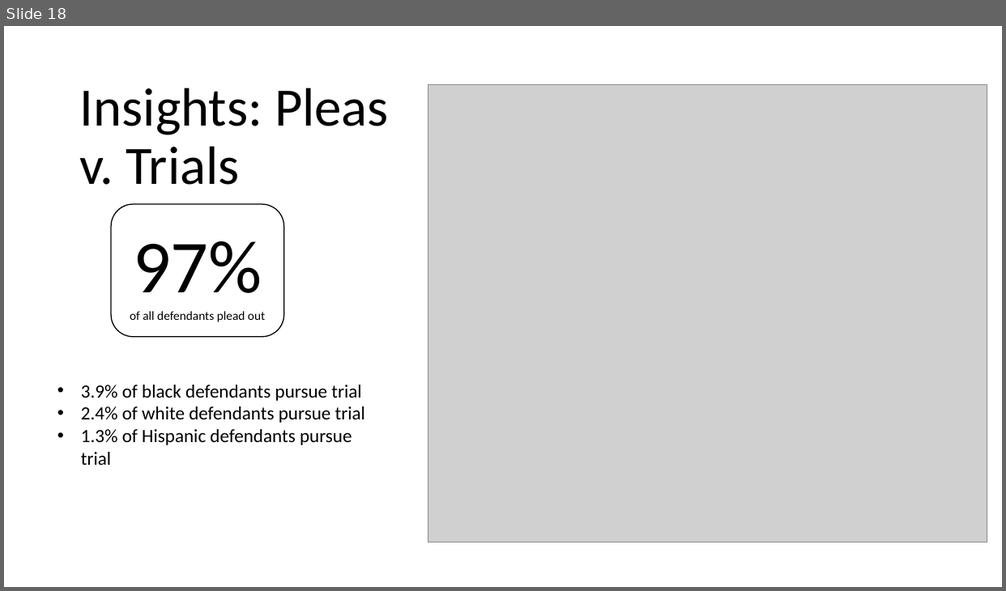
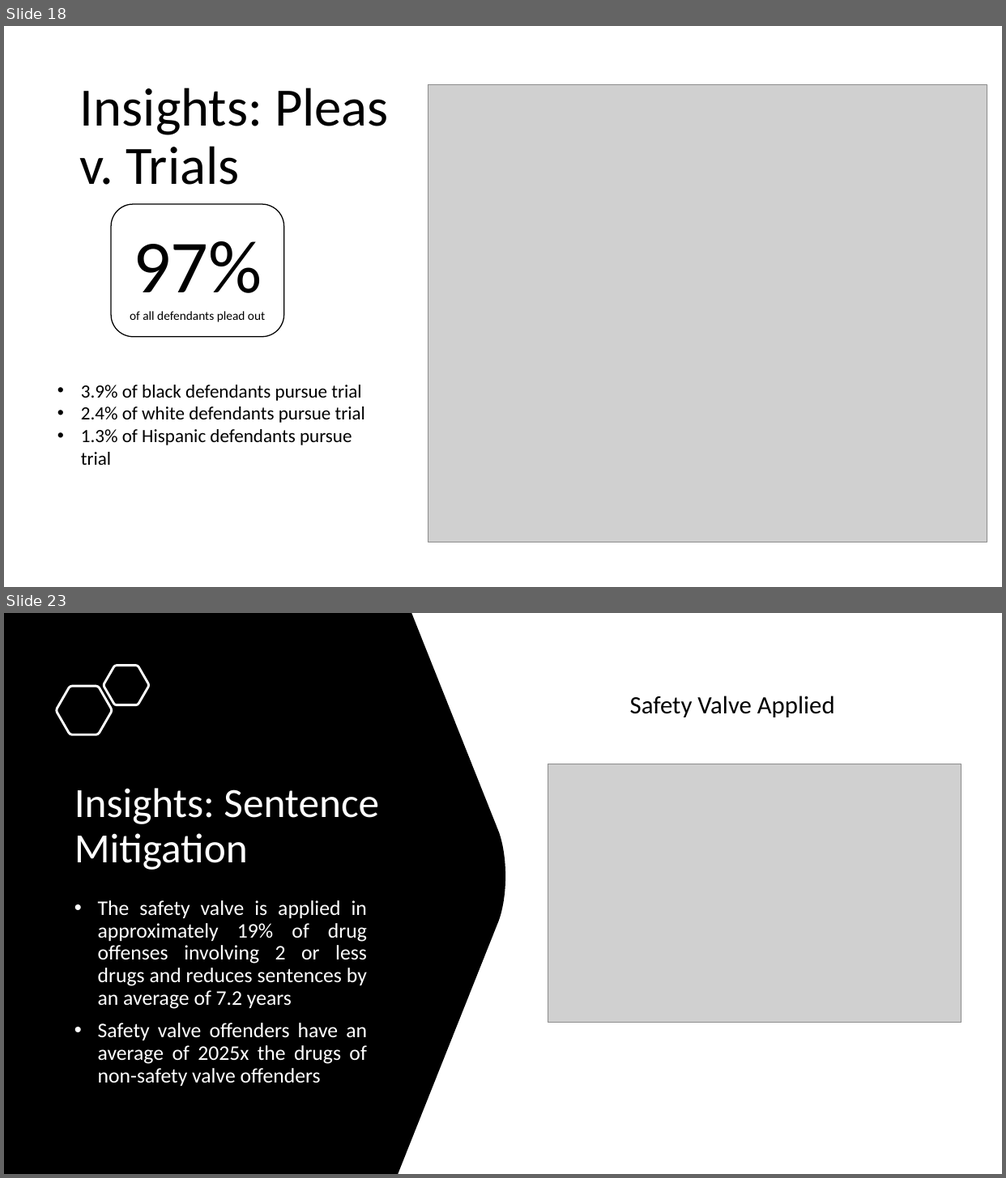
Before and after one commit to jenwhitson/sentencing_project, a slide deck: Presentation.pptx. Shown one above the other, each under a label of ours: slide 18 before the commit, slides 18 and 23 after it; the slides between them are not shown. The pictures are 1006x591 and 1006x1178 pixels, drawn with LibreOffice and Linux fonts; fonts in the diff are those of the drawing; grey boxes stand for pictures. Boxes give left, top, right and bottom in pixels: in the first picture for what was removed or moved away, otherwise in the second. Text is boxed around its words. In the diff, an @@ line names an element or a change of style, - is before the commit and + after.

Commit message:
added safety valve portion to presentation

```diff
--- a/Presentation.pptx
+++ b/Presentation.pptx
@@ slide 23 added at box(4, 613, 1002, 1174), background #FFFFFF @@
@@ freeform shape added at box(4, 613, 505, 1174), fill #000000 @@
@@ freeform shape added at box(104, 666, 148, 705), outline #FFFFFF 2.25 pt @@
@@ freeform shape added at box(57, 687, 112, 735), outline #FFFFFF 2.25 pt @@
@@ text added at box(630, 696, 835, 717), 24 pt, text #000000 @@
+Safety Valve Applied
@@ picture added at box(548, 764, 961, 1023) @@
@@ title added at box(74, 788, 379, 870), 40 pt, text #FFFFFF @@
+Insights: Sentence Mitigation
@@ text added at box(98, 901, 367, 1086), 20 pt, text #FFFFFF @@
+• The safety valve is applied in approximately 19% of drug offenses involving 2 or less drugs and reduces sentences by an average of 7.2 years
+• Safety valve offenders have an average of 2025x the drugs of non-safety valve offenders
```
Also in this commit, not shown: 4 slides changed, 2 other slides added, 1 slide removed.
